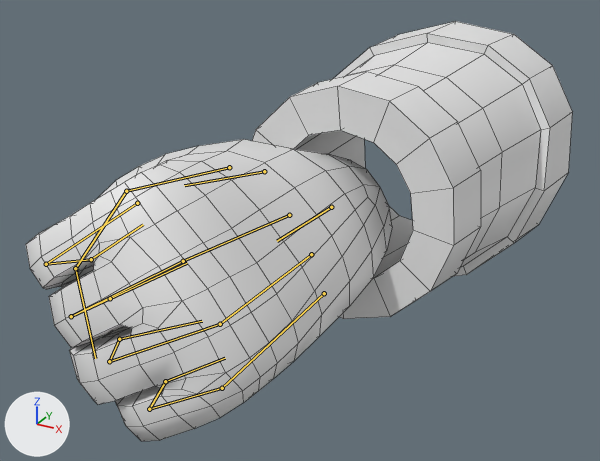
The FBX model Assets/Models/Hands/Knight/Hand_Knight_Left_Animations.fbx, before and after one commit.
The view is the same before and after, from a 50 mm camera at (0.512, -0.713, 0.342) aimed at (0.132, -0.023, -0.003). The axes (+X, +Y, +Z) are drawn at lower left. The lights are the same throughout. The picture after the commit comes second. Both versions are drawn at frame 5 of the action 'Hand_Knight_Left_Fist'; the numbers are the values there. The bones that bend it are drawn over the model as lines. Mesh edges are drawn as thin lines.

The first picture shows 'Hand_Knight_Left', 'Hand_Knight_Left_Bracer'.
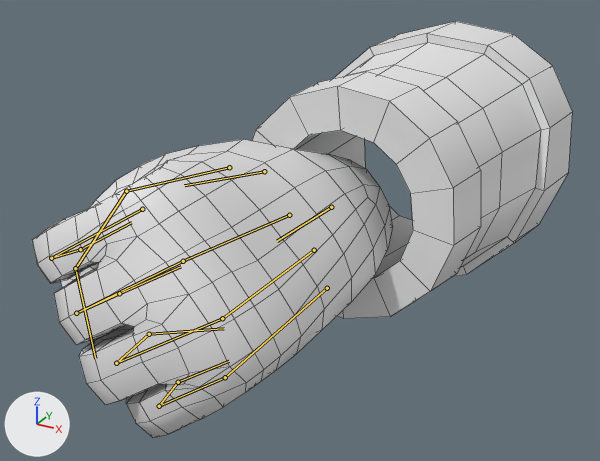
Boxes (x1, y1, x2, y2) around the edits, measured in the pictures (600 x 461 px):
```json
{"object": "Hand_Knight_Left", "change": "posed", "before": [26, 139, 392, 441], "after": [32, 139, 393, 438]}
{"bone": "f_index.01.R", "before": "(137, 203) to (46, 264)", "after": "(142, 209) to (51, 258)"}
{"bone": "f_index.02.R", "before": "(46, 264) to (91, 259)", "after": "(51, 258) to (80, 249)"}
{"bone": "f_index.03.R", "before": "(91, 259) to (143, 224)", "after": "(80, 249) to (131, 222)"}
{"bone": "f_middle.01.R", "before": "(183, 261) to (71, 316)", "after": "(183, 261) to (76, 313)"}
{"bone": "f_middle.03.R", "before": "(110, 298) to (187, 263)", "after": "(119, 293) to (181, 266)"}
{"bone": "palm.03.R", "before": "(311, 254) to (220, 324)", "after": "(314, 250) to (222, 318)"}
{"bone": "f_ring.01.R", "before": "(220, 324) to (109, 361)", "after": "(222, 318) to (116, 363)"}
{"bone": "f_ring.02.R", "before": "(109, 361) to (119, 339)", "after": "(116, 363) to (149, 334)"}
{"bone": "f_ring.03.R", "before": "(119, 339) to (202, 321)", "after": "(149, 334) to (224, 328)"}
{"bone": "palm.04.R", "before": "(324, 293) to (222, 388)", "after": "(327, 288) to (225, 377)"}
{"bone": "f_pinky.01.R", "before": "(222, 388) to (149, 409)", "after": "(225, 377) to (159, 406)"}
{"bone": "f_pinky.03.R", "before": "(165, 381) to (225, 358)", "after": "(178, 382) to (229, 361)"}
```

Scene script edits in JSON lines:
```json
{"block": "bone_f_index_01_r", "where": "bone_f_index_01_r = bpy.data.objects['Hand_Knight_Left_Armature'].pose.bones['f_index.01.R']  # child of 'palm.01.R'"}
{"op": "set", "path": "bone_f_index_01_r.location", "old": "(-0.0037, 0.0028, 0.0)", "new": "(-0.0076, 0.003, 0.0014)"}
{"op": "set", "path": "bone_f_index_01_r.rotation_quaternion", "old": "(0.908, -0.414, -0.014, -0.063)", "new": "(0.885, -0.45, -0.092, -0.077)", "note": "degrees (-49, -4, -6) -> degrees (-54, -13, -3)"}
{"block": "bone_f_index_02_r", "where": "bone_f_index_02_r = bpy.data.objects['Hand_Knight_Left_Armature'].pose.bones['f_index.02.R']  # child of 'f_index.01.R'"}
{"op": "set", "path": "bone_f_index_02_r.rotation_quaternion", "old": "(0.789, -0.614, 0.0, 0.0)", "new": "(0.86, -0.511, 0.0, 0.0)", "note": "degrees (-76, 0, 0) -> degrees (-61, 0, 0)"}
{"block": "bone_f_index_03_r", "where": "bone_f_index_03_r = bpy.data.objects['Hand_Knight_Left_Armature'].pose.bones['f_index.03.R']  # child of 'f_index.02.R'"}
{"op": "set", "path": "bone_f_index_03_r.rotation_quaternion", "old": "(0.778, -0.628, 0.0, 0.0)", "new": "(0.692, -0.722, 0.0, 0.0)", "note": "degrees (-78, 0, 0) -> degrees (-92, 0, 0)"}
{"block": "bone_f_middle_01_r", "where": "bone_f_middle_01_r = bpy.data.objects['Hand_Knight_Left_Armature'].pose.bones['f_middle.01.R']  # child of 'palm.02.R'"}
{"op": "set", "path": "bone_f_middle_01_r.rotation_quaternion", "old": "(0.924, -0.381, 0.0, 0.0)", "new": "(0.91, -0.414, 0.0, 0.0)", "note": "degrees (-45, 0, 0) -> degrees (-49, 0, 0)"}
{"block": "bone_f_middle_03_r", "where": "bone_f_middle_03_r = bpy.data.objects['Hand_Knight_Left_Armature'].pose.bones['f_middle.03.R']  # child of 'f_middle.02.R'"}
{"op": "set", "path": "bone_f_middle_03_r.rotation_quaternion", "old": "(0.831, -0.556, 0.0, 0.0)", "new": "(0.702, -0.712, 0.0, 0.0)", "note": "degrees (-68, 0, 0) -> degrees (-91, 0, 0)"}
{"block": "bone_palm_03_r", "where": "bone_palm_03_r = bpy.data.objects['Hand_Knight_Left_Armature'].pose.bones['palm.03.R']  # child of 'hand.R'"}
{"op": "set", "path": "bone_palm_03_r.location", "old": "(0.0, 0.0, 0.0)", "new": "(0.0014, -0.0009, 0.0021)"}
{"block": "bone_f_ring_01_r", "where": "bone_f_ring_01_r = bpy.data.objects['Hand_Knight_Left_Armature'].pose.bones['f_ring.01.R']  # child of 'palm.03.R'"}
{"op": "set", "path": "bone_f_ring_01_r.rotation_quaternion", "old": "(0.952, -0.306, 0.0, 0.0)", "new": "(0.949, -0.313, 0.019, 0.027)", "note": "degrees (-36, 0, 0) -> degrees (-36, 3, 2)"}
{"block": "bone_f_ring_02_r", "where": "bone_f_ring_02_r = bpy.data.objects['Hand_Knight_Left_Armature'].pose.bones['f_ring.02.R']  # child of 'f_ring.01.R'"}
{"op": "set", "path": "bone_f_ring_02_r.rotation_quaternion", "old": "(0.872, -0.488, 0.023, -0.034)", "new": "(0.799, -0.6, 0.028, -0.031)", "note": "degrees (-59, 0, -5) -> degrees (-74, 0, -5)"}
{"block": "bone_f_ring_03_r", "where": "bone_f_ring_03_r = bpy.data.objects['Hand_Knight_Left_Armature'].pose.bones['f_ring.03.R']  # child of 'f_ring.02.R'"}
{"op": "set", "path": "bone_f_ring_03_r.rotation_quaternion", "old": "(0.873, -0.486, 0.038, 0.016)", "new": "(0.757, -0.652, 0.034, 0.023)", "note": "degrees (-58, 5, -1) -> degrees (-81, 5, -1)"}
{"block": "bone_palm_04_r", "where": "bone_palm_04_r = bpy.data.objects['Hand_Knight_Left_Armature'].pose.bones['palm.04.R']  # child of 'hand.R'"}
{"op": "set", "path": "bone_palm_04_r.location", "old": "(0.0018, 0.0041, -0.0015)", "new": "(0.0024, 0.0001, -0.0012)"}
{"op": "set", "path": "bone_palm_04_r.rotation_quaternion", "old": "(0.996, -0.002, -0.013, -0.086)", "new": "(0.995, -0.003, -0.028, -0.094)", "note": "degrees (0, -2, -10) -> degrees (0, -3, -11)"}
{"block": "bone_f_pinky_01_r", "where": "bone_f_pinky_01_r = bpy.data.objects['Hand_Knight_Left_Armature'].pose.bones['f_pinky.01.R']  # child of 'palm.04.R'"}
{"op": "set", "path": "bone_f_pinky_01_r.rotation_quaternion", "old": "(0.977, -0.215, 0.0, 0.0)", "new": "(0.969, -0.232, 0.036, 0.071)", "note": "degrees (-25, 0, 0) -> degrees (-27, 6, 7)"}
{"block": "bone_f_pinky_03_r", "where": "bone_f_pinky_03_r = bpy.data.objects['Hand_Knight_Left_Armature'].pose.bones['f_pinky.03.R']  # child of 'f_pinky.02.R'"}
{"op": "set", "path": "bone_f_pinky_03_r.rotation_quaternion", "old": "(0.8, -0.6, 0.0, 0.0)", "new": "(0.694, -0.72, 0.0, 0.0)", "note": "degrees (-74, 0, 0) -> degrees (-92, 0, 0)"}
```
